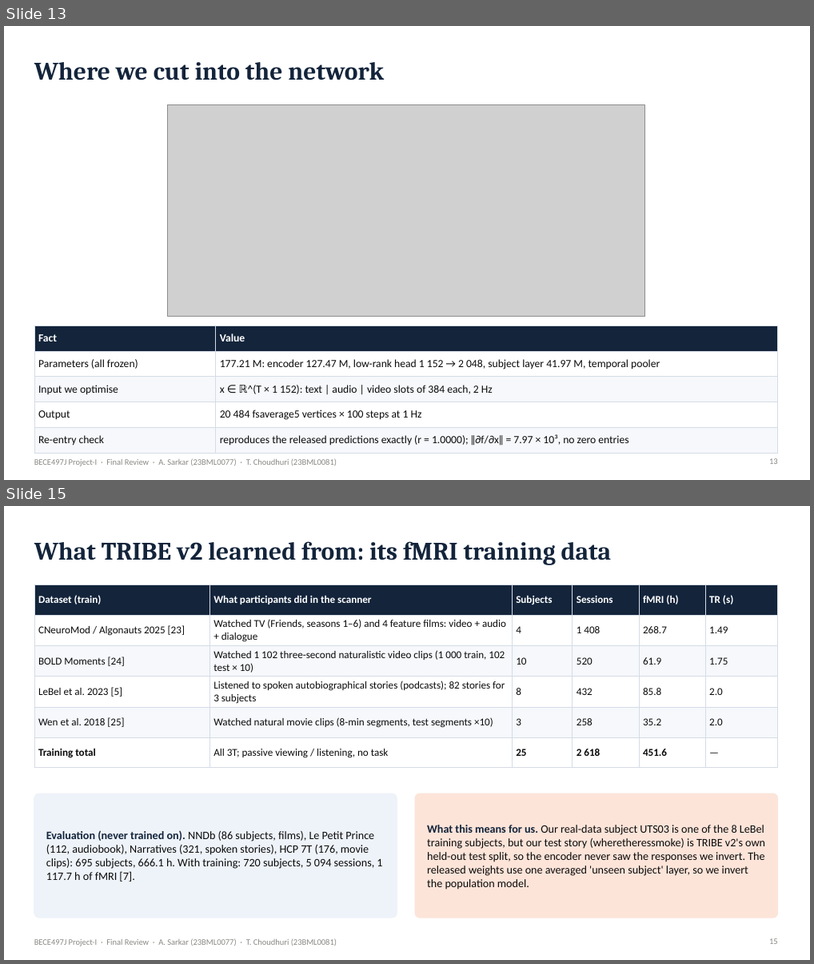
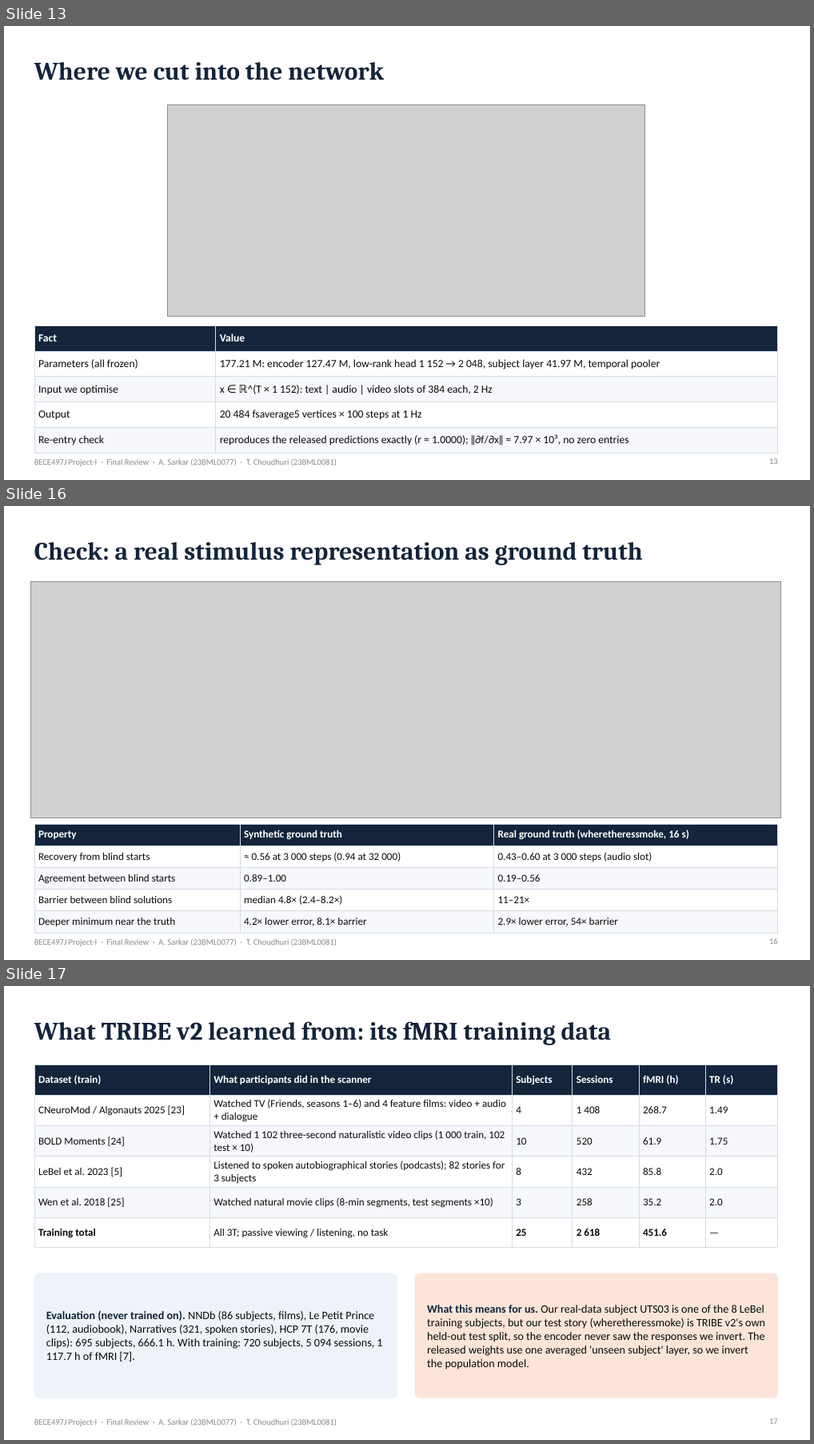
Before and after one commit to Ivxn404/semantic-decoding-tribe-inversion, a slide deck: deck/Final_Sarkar_Choudhuri.pptx. Shown one above the other, each under a label of ours: slides 13 and 15 before the commit, slides 13, 16 and 17 after it; the slides between them are not shown. The pictures are 814x964 and 814x1444 pixels, drawn with LibreOffice and Linux fonts; fonts in the diff are those of the drawing; grey boxes stand for pictures. Boxes give left, top, right and bottom in pixels: in the first picture for what was removed or moved away, otherwise in the second. Text is boxed around its words. In the diff, an @@ line names an element or a change of style, - is before the commit and + after.

Commit message:
Validity of the synthetic ground truth: real-stimulus statistics and a real-stimulus ground-truth test; report, deck, poster, docs

```diff
--- a/deck/Final_Sarkar_Choudhuri.pptx
+++ b/deck/Final_Sarkar_Choudhuri.pptx
@@ slide 16 added at [4, 506, 810, 960], background #FFFFFF; not listed: 1 template element that a slide beside it also shows @@
@@ title added at [34, 542, 642, 565], 30 pt, text #13243B, bold @@
+Check: a real stimulus representation as ground truth
@@ picture added at [31, 582, 782, 817] @@
@@ table added at [34, 824, 778, 929], 5 rows, 3 columns @@
+Property | Synthetic ground truth | Real ground truth (wheretheressmoke, 16 s)
+Recovery from blind starts | ≈ 0.56 at 3 000 steps (0.94 at 32 000) | 0.43–0.60 at 3 000 steps (audio slot)
+Agreement between blind starts | 0.89–1.00 | 0.19–0.56
+Barrier between blind solutions | median 4.8× (2.4–8.2×) | 11–21×
+Deeper minimum near the truth | 4.2× lower error, 8.1× barrier | 2.9× lower error, 54× barrier
@@ page number added at [770, 938, 778, 944], 10 pt, text #8A8984 @@
+16
@@ what was slide 15 is now slide 17 @@
```
Also in this commit, not shown: 1 slide changed, 2 other slides added, 21 other files.
